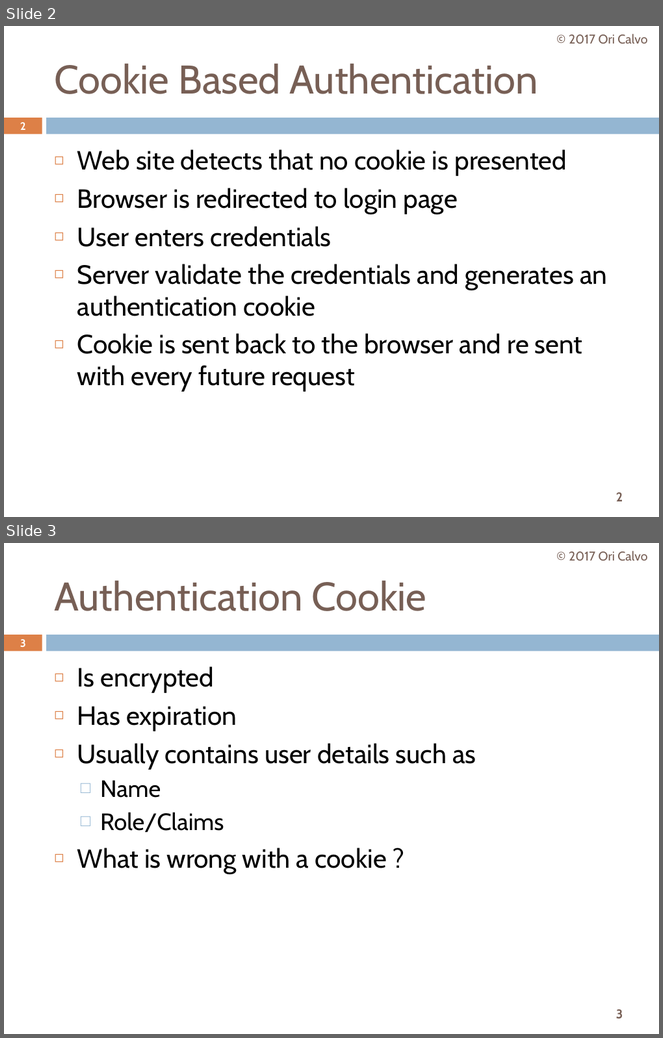
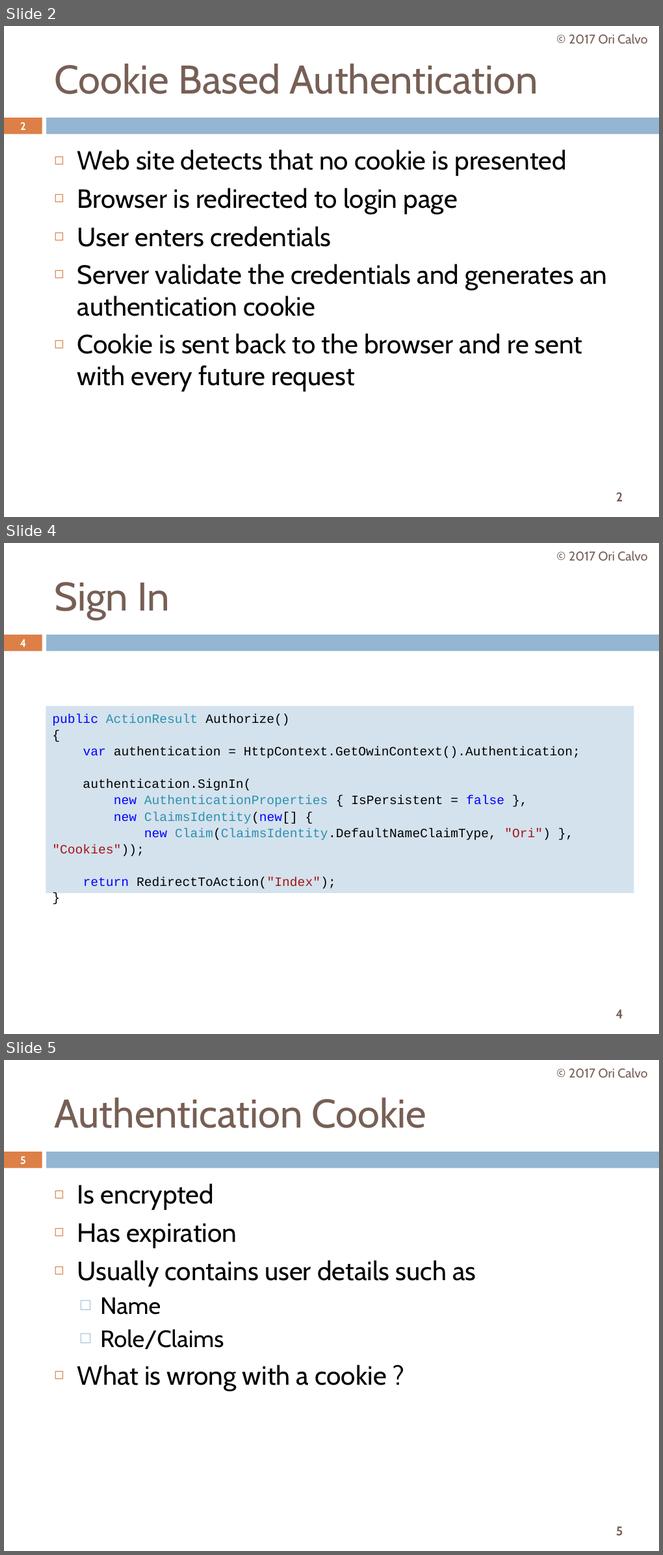
Before and after one commit to oricalvo/course-zap-2017-07, a slide deck: PPTs/02 CSRF & Friends.pptx. Shown one above the other, each under a label of ours: slides 2 and 3 before the commit, slides 2, 4 and 5 after it; the slides between them are not shown. The pictures are 663x1038 and 663x1555 pixels, drawn with LibreOffice and Linux fonts; fonts in the diff are those of the drawing; background and template pictures are left out. Boxes give left, top, right and bottom in pixels: in the first picture for what was removed or moved away, otherwise in the second. Text is boxed around its words. In the diff, an @@ line names an element or a change of style, - is before the commit and + after.

```diff
--- a/PPTs/02 CSRF & Friends.pptx
+++ b/PPTs/02 CSRF & Friends.pptx
@@ slide 4 added at (4, 543, 659, 1034), background #FFFFFF; not listed: 3 template elements that a slide beside it also shows @@
@@ text added at (569, 551, 648, 561), 14 pt, text #775F55 @@
+© 2017 Ori Calvo
@@ title added at (54, 582, 170, 620), 44 pt, text #775F55 @@
+Sign In
@@ page number added at (20, 639, 27, 647), 11.9 pt, text #FFFFFF, bold @@
+4
@@ rectangle added at (46, 706, 634, 893), fill #D4E2ED, 14 pt, text #000000 @@
+public ActionResult Authorize()
+{
+var authentication = HttpContext.GetOwinContext().Authentication;
+authentication.SignIn(
+new AuthenticationProperties { IsPersistent = false },
+new ClaimsIdentity(new[] {
+new Claim(ClaimsIdentity.DefaultNameClaimType, "Ori") }, "Cookies"));
+return RedirectToAction("Index");
+}
@@ what was slide 3 is now slide 5 @@
@@ page number at (20, 1156, 26, 1164): text changed @@
-3
+5
@@ page number at (616, 1527, 623, 1536): text changed @@
-3
+5
```
Also in this commit, not shown: 5 slides changed, 1 other slide added, 44 other files.
